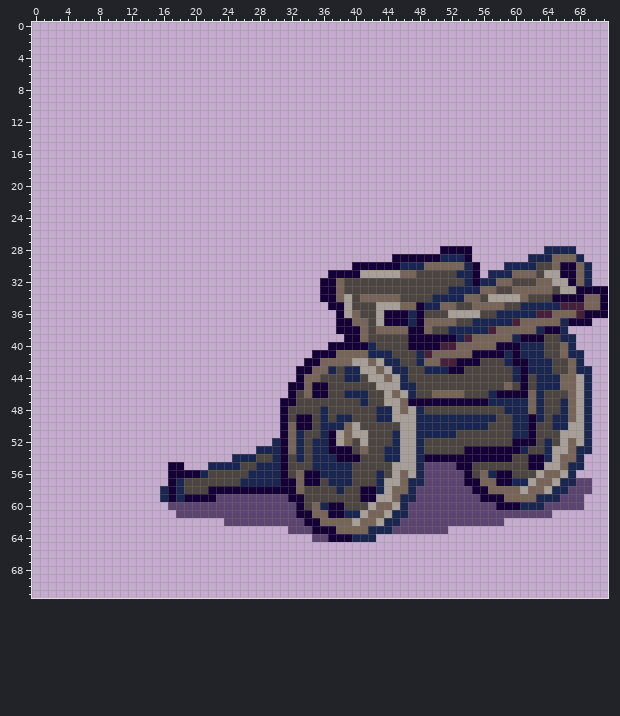
One commit to this sprite sheet: images/units/imperials/cannon2.png. The picture above is the old version.
The file is 72x72 pixels. Colours within 5 levels of each other are drawn and written as one. The old version is drawn lined up with the new one.
New version:
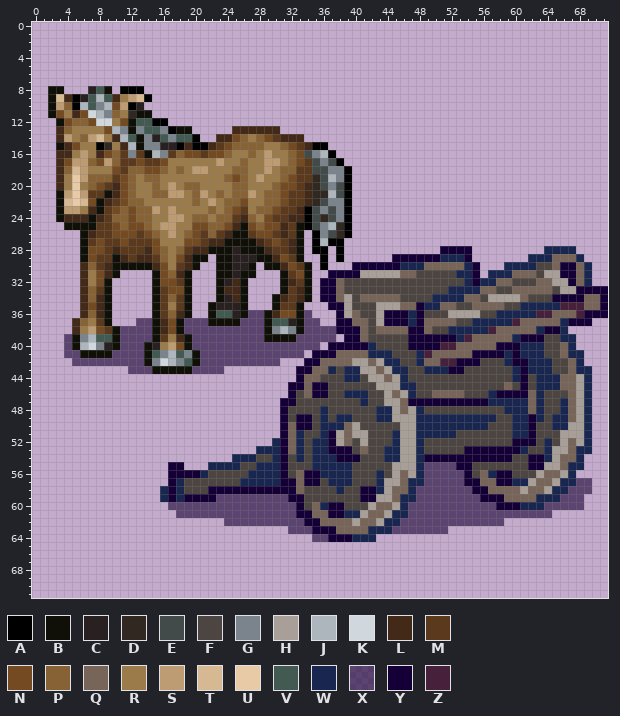
Palette (. is transparent): A #000000  B #101008  C #292121  D #312921  E #424a4a  F #4d4541  G #7b848c  H #a8a098  J #adb5bd  K #d0d7dd  L #422918  M #5a391c  N #734a21  P #876235  Q #78655a  R #9c7b4a  S #bd9c73  T #d6b892  U #e8cba6  V #425a52  W #192650  X #16003499  Y #140036  Z #47213c
The exact change:
whole drawing moved by +10,+11 (the old picture is shown already moved)
y 8: x 2..3 .. -> BB; x 7..9 ... -> CVB; x 11..13 ... -> AAA
y 9: x 2..14 ............. -> BTLACVJVLRSTA
y 10: x 2..13 ............ -> BSPAJVGJNSAC
y 11: x 2..14 ............. -> BNRLNKJGPRDBB
y 12: x 3..16 .............. -> BNPPNKKRNBVVAA
y 13: x 3..19 ................. -> LPRRRRNJGBGVVGABB; x 25..30 ...... -> LLLLLL
y 14: x 3..20 .................. -> LSRPSTRLJVBGCVGVVA; x 23..33 ........... -> LLNPRPNMLLL
y 15: x 3..36 .................................. -> BLNRRADRLJBGGCCALAALMNPPPPRRPNMLAA
y 16: x 3..37 ................................... -> LLRSRLNPMGMBJGMPNNMNNPRRPRSRRPNEGJA
y 17: x 3..38 .................................... -> LNSSPNSPMMNMMNRRRRRRSRRPRRSSRPNMEGEA
y 18: x 3..39 ..................................... -> LPTSRRRNMPPNNPRPRSSRRRPPRRSRPPMMEEGGA
y 19: x 3..39 ..................................... -> LRUSPPPMNPRPPRRRRRRRRPNPRSRRPNMMDEJGA
y 20: x 3..39 ..................................... -> LRURPNMLNPRRPRSRPPRRRRPPRRRPNNMLDEGEA
y 21: x 3..39 ..................................... -> BSUSMMBLNPRRPPSSRPSRPRPPSRPPNMMLDDJEA
y 22: x 3..39 ..................................... -> BTUTNBLMNPPRRRRRRPRSRPPNRRPPNMMLDEGGA
y 23: x 3..39 ..................................... -> BSSRLBMNPNPPSRSRRRRPRPNMRPPNMMLAEGEGA
y 24: x 3..39 ..................................... -> BLLLBLMPPNPPRRSSRPPRPPMLPRNMMLLAEDEGA
y 25: x 4..39 .................................... -> BBBBMMNPNNPRSSRRNNPPNLBNPNNLMBAEGJDA
y 26: x 6..33 ............................ -> BLMMNNNMNPRSRPNMPMLBBMNNMLMB; x 35..39 ..... -> AGEDA
y 27: x 6..33 ............................ -> BMNMMNMMMNRRRNNMLLBBBBLMNMLB; x 35..38 .... -> AJAA
y 28: x 6..33 ............................ -> BNNMLMMMLNPRPMLLBBBCBBBLMMLB; x 35..36 .. -> AA; x 38 . -> A
y 29: x 6..21 ................ -> BNMMBLMLLMPRNLBB; x 23..33 ........... -> BBCCCBBLNMB; x 36 . -> A; x 38 . -> A
y 30: x 6..20 ............... -> LPMLBBBBBLNRMLB; x 23..27 ..... -> BBCCB; x 29..34 ...... -> BBLNMB; x 36 . -> A
y 31: x 6..10 ..... -> LRNLB; x 15..19 ..... -> BNPLB; x 23..27 ..... -> BBCBB; x 31..34 .... -> BMNB
y 32: x 6..9 .... -> LRNB; x 15..19 ..... -> BNNMB; x 23..26 .... -> BCLB; x 31..34 .... -> BLMB
y 33: x 6..9 .... -> LPMB; x 15..19 ..... -> BMNNB; x 23..26 .... -> BLLB; x 31..34 .... -> BMLB
y 34: x 6..9 .... -> LPLB; x 15..19 ..... -> BMPMB; x 23..26 .... -> BCLB; x 30..34 ..... -> BLMLB
y 35: x 6..9 .... -> LNLB; x 15..19 ..... -> BMRMB; x 22..26 ..... -> BCCCB; x 30..33 .... -> BMMB
y 36: x 6..9 .... -> LPLB; x 15..19 ..... -> BMPLB; x 22..34 ............. -> BVVCBXXBLNNBX
y 37: x 5..9 ..... -> LPRMB; x 13..35 ....................... -> XXBLNBXXXBBBBXXXBVVCBXX
y 38: x 5..37 ................................. -> LRSNMBXXXXBLNBXXXXXXXXXXBGJGBXXXX
y 39: x 4..37 .................................. -> XBGJVVBXXXXBMRLBXXXXXXXXXBBBBXXXXX
y 40: x 4..35 ................................ -> XBJKGCBXXXBCRSNBXXXXXXXXXXXXXXXX
y 41: x 4..33 .............................. -> XXBBBBXXXXBVGJVGBXXXXXXXXXXXXX
y 42: x 5..30 .......................... -> XXXXXXXXXBGKJGVBXXXXXXXXXX
y 43: x 12..23 ............ -> XXXBBBBBXXXX
Where, in picture pixels (left, top, right, bottom), the same in both pictures:
added: (48, 86, 352, 374)
